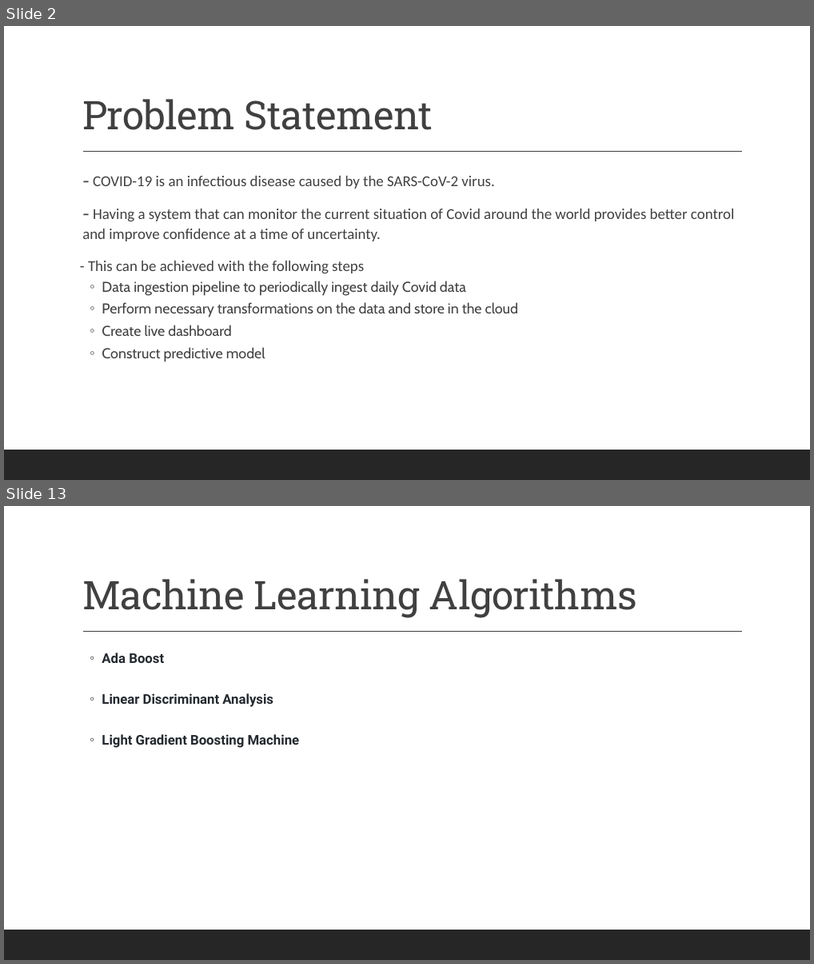
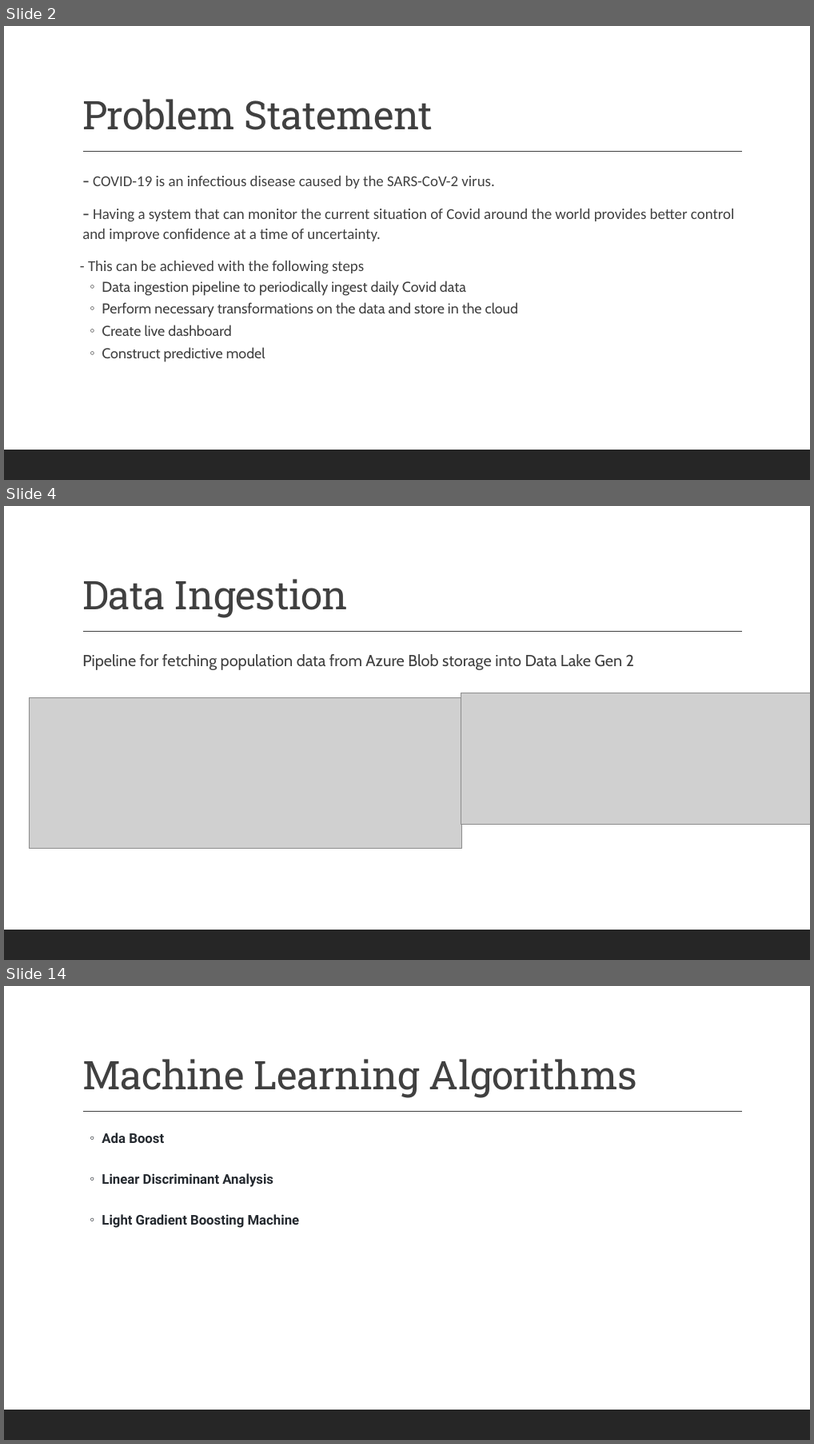
Before and after one commit to VargheseTresa/SpringBoard, a slide deck: cap3/Capstone_Final_Slides.pptx. Shown one above the other, each under a label of ours: slides 2 and 13 before the commit, slides 2, 4 and 14 after it; the slides between them are not shown. The pictures are 814x964 and 814x1444 pixels, drawn with LibreOffice and Linux fonts; fonts in the diff are those of the drawing; grey boxes stand for pictures. Boxes give left, top, right and bottom in pixels: in the first picture for what was removed or moved away, otherwise in the second. Text is boxed around its words. In the diff, an @@ line names an element or a change of style, - is before the commit and + after.

```diff
--- a/cap3/Capstone_Final_Slides.pptx
+++ b/cap3/Capstone_Final_Slides.pptx
@@ slide 4 added at bbox=[4, 506, 810, 960], background #FFFFFF; not listed: 2 template elements that a slide beside it also shows @@
@@ title added at bbox=[82, 579, 348, 618], 47 pt, text #404040 @@
+Data Ingestion
@@ text added at bbox=[82, 654, 634, 670], 19 pt, text #404040 @@
+  Pipeline for fetching population data from Azure Blob storage into Data Lake Gen 2
@@ picture added at bbox=[462, 693, 810, 824] @@
@@ picture added at bbox=[30, 698, 462, 848] @@
@@ what was slide 13 is now slide 14 @@
```
Also in this commit, not shown: 2 slides changed, 8 other slides added, 10 slides removed, 1 other file.
